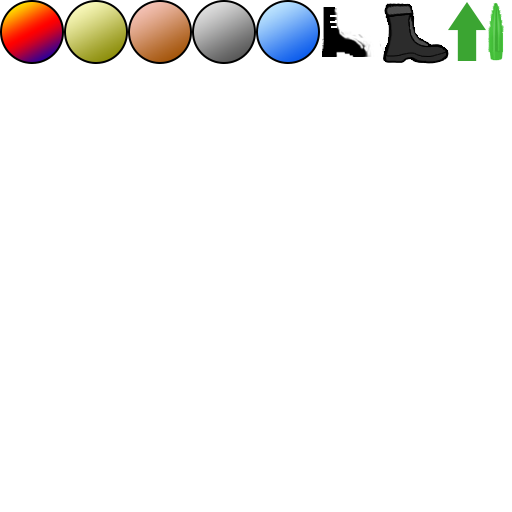
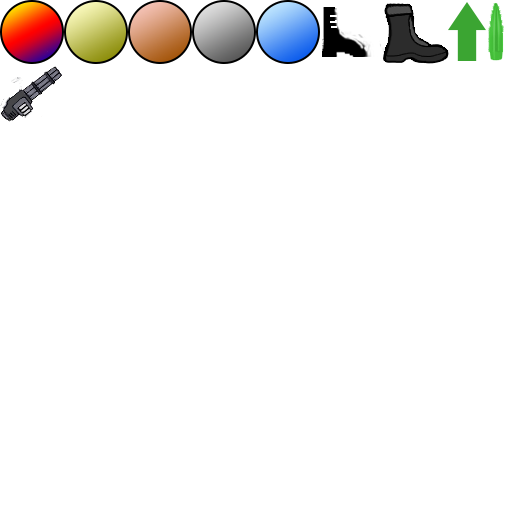
The second 512 x 512 image is a revision of the first. Changes to its layers:
added layer "Layer 4" above "Shape 1" over [0, 51, 62, 122]
